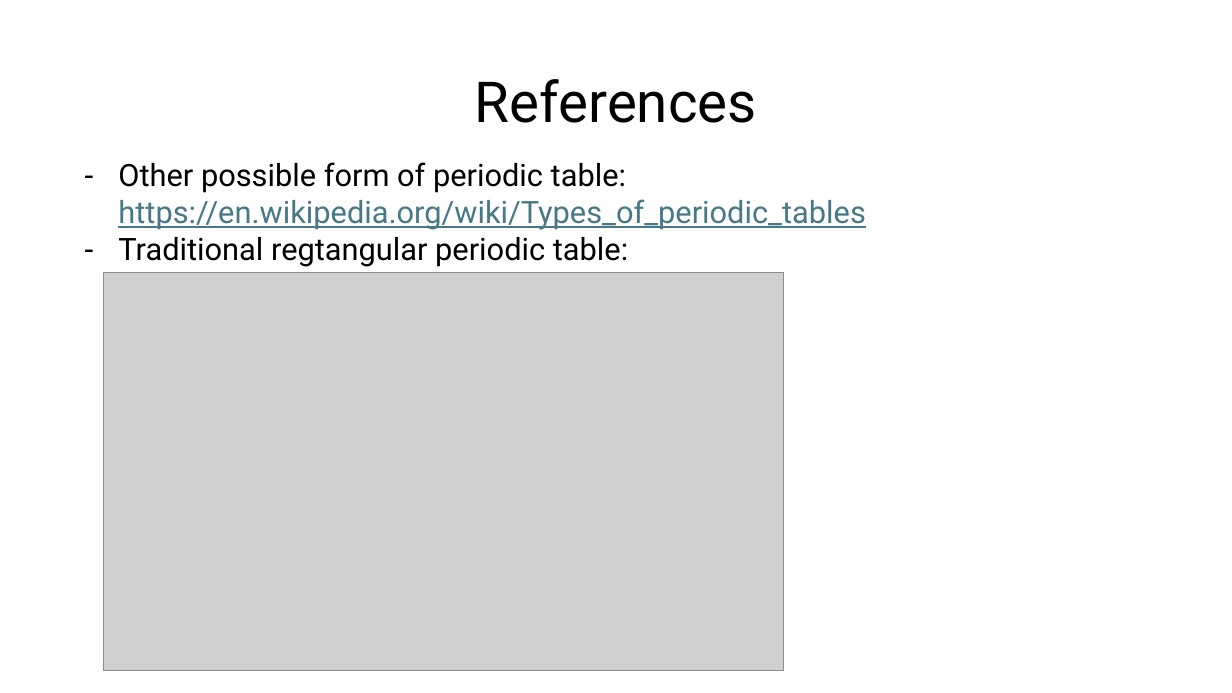
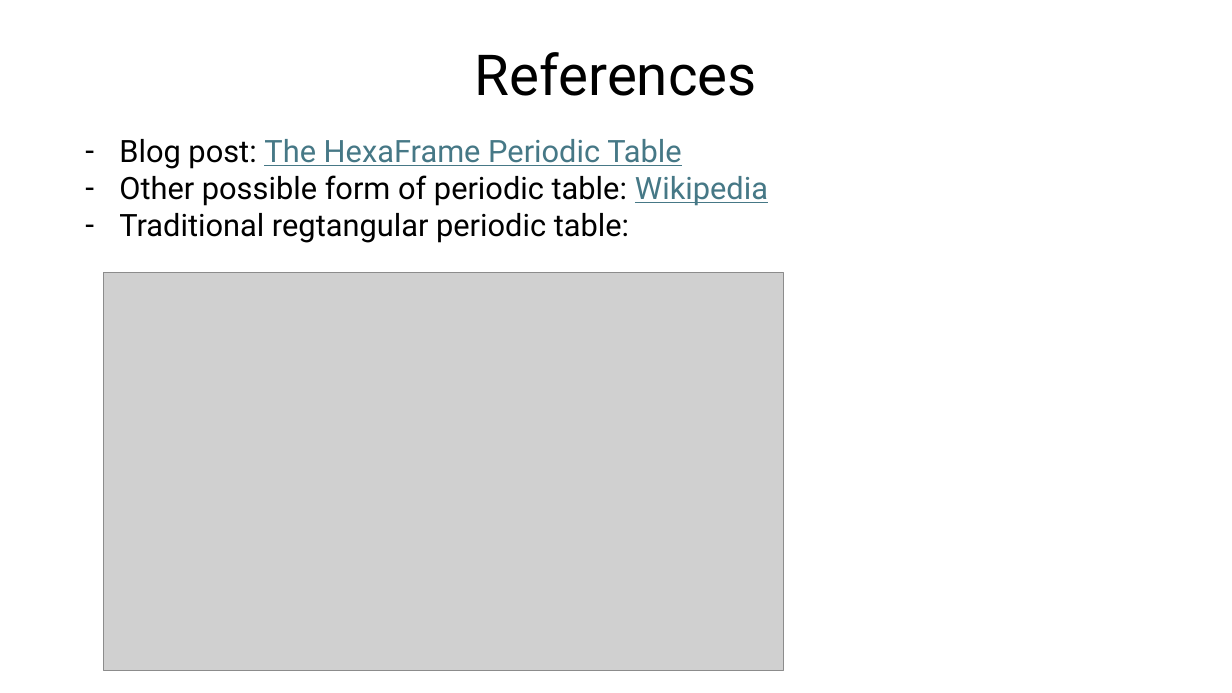
Before and after one commit to lanstonchu/hexaframe-periodic-table, a slide deck: slide 5 of HexaFrame Periodic Table.pptx. Drawn at 1232x693 pixels with LibreOffice and Linux fonts; fonts in the diff are those of the drawing; grey boxes stand for pictures. Boxes give left, top, right and bottom in pixels: in the first picture for what was removed or moved away, otherwise in the second. Text is boxed around its words. In the diff, an @@ line names an element or a change of style, - is before the commit and + after.

Commit message:
Updated powerpoint and PDF

```diff
--- a/HexaFrame Periodic Table.pptx
+++ b/HexaFrame Periodic Table.pptx
@@ title "References": place and size @@
-title "References" at (475,79,757,123)
+title "References" at (475,52,757,96)
@@ text "Blog post: The HexaFrame Periodic ...": place and size @@
-text "Blog post: The HexaFrame Periodic ..." at (118,162,865,267)
+text "Blog post: The HexaFrame Periodic ..." at (119,139,768,243)
@@ text at (119,139,768,206): text changed; text colour #467886 to #000000 @@
-– Other possible form of periodic table: https://en.wikipedia.org/wiki/Types_of_periodic_tables
+– Blog post: The HexaFrame Periodic Table
+– Other possible form of periodic table: Wikipedia
```
Also in this commit, not shown: 1 other slide changed, 1 other file.
